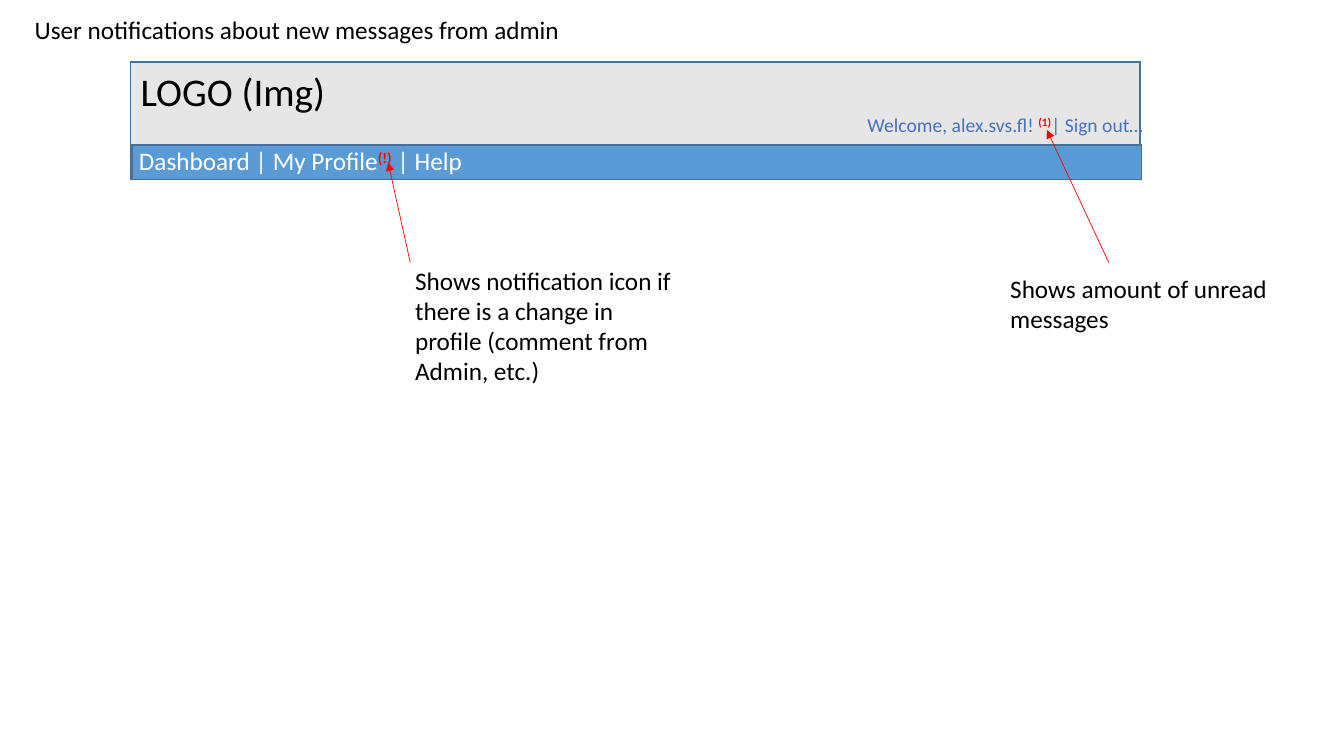
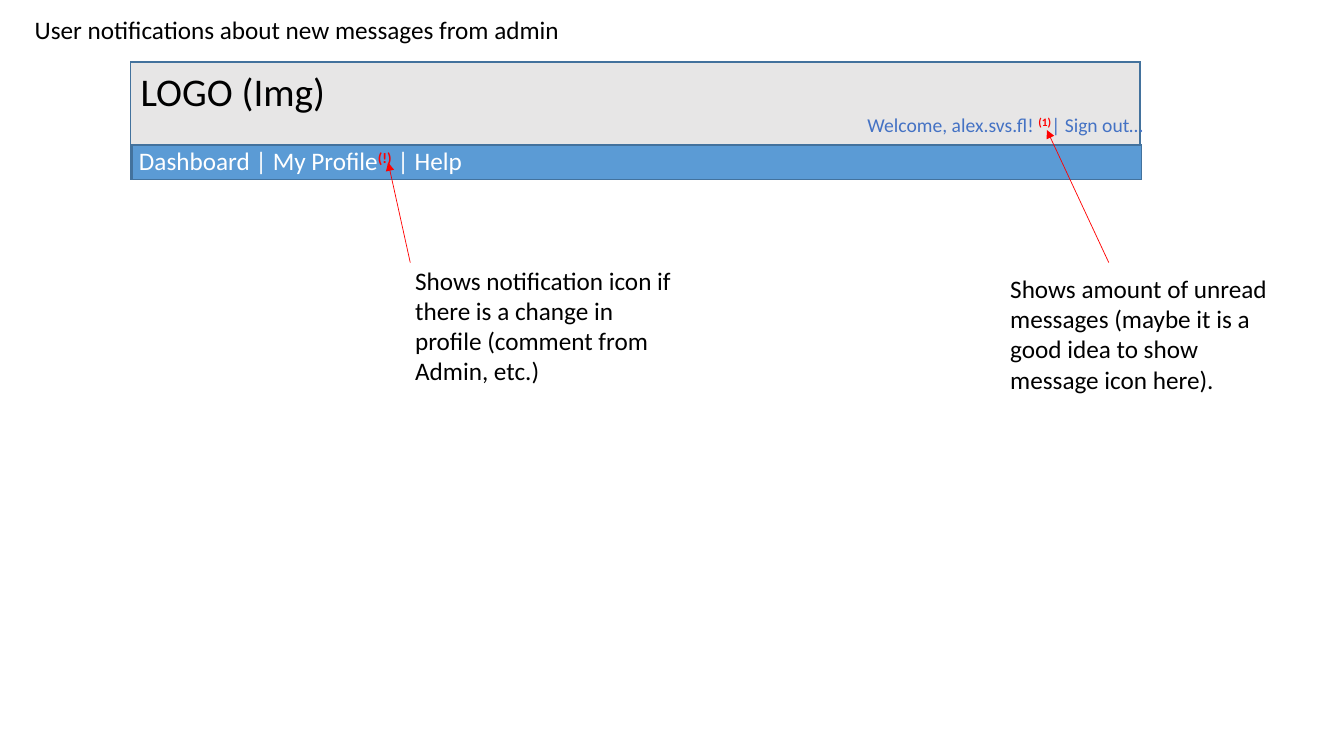
Before and after one commit to AlexanderFlanchik/AvsHost, a slide deck: slide 7 of Specs.pptx. Drawn at 1344x756 pixels with LibreOffice and Linux fonts; fonts in the diff are those of the drawing. Boxes give left, top, right and bottom in pixels: in the first picture for what was removed or moved away, otherwise in the second. Text is boxed around its words. In the diff, an @@ line names an element or a change of style, - is before the commit and + after.

```diff
--- a/Specs.pptx
+++ b/Specs.pptx
@@ text at [1010,280,1267,394]: text changed @@
-Shows amount of unread messages
+Shows amount of unread messages (maybe it is a good idea to show message icon here).
```
Also in this commit, not shown: 10 other files.
